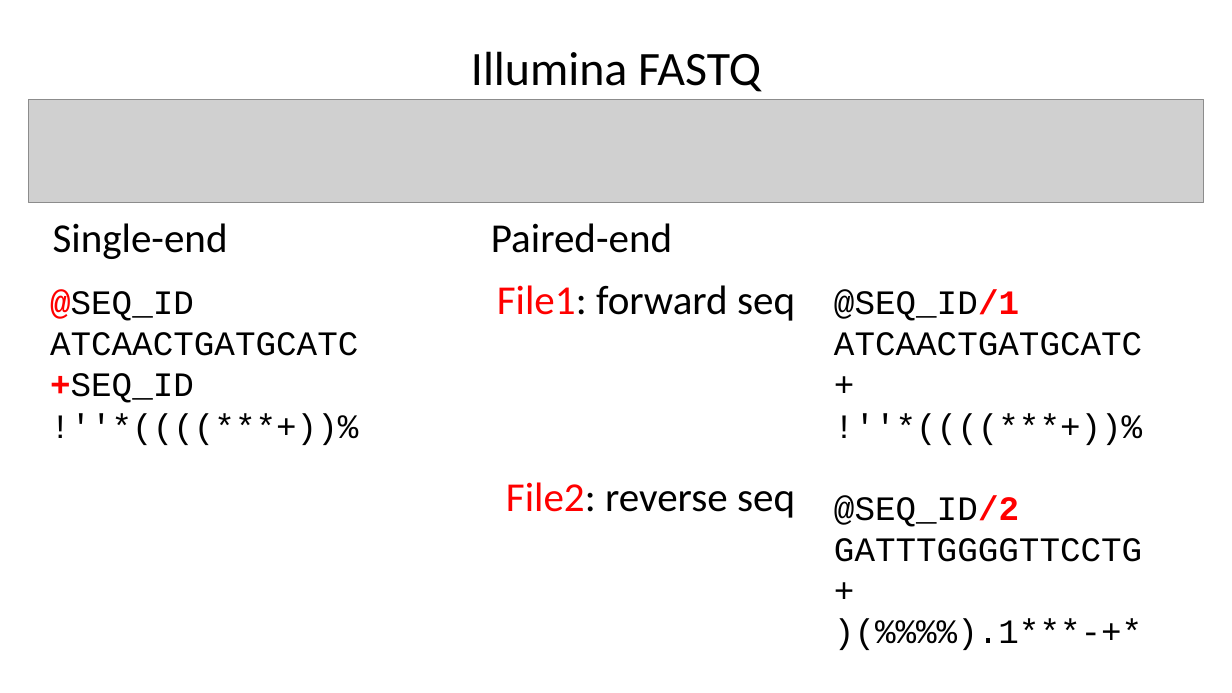
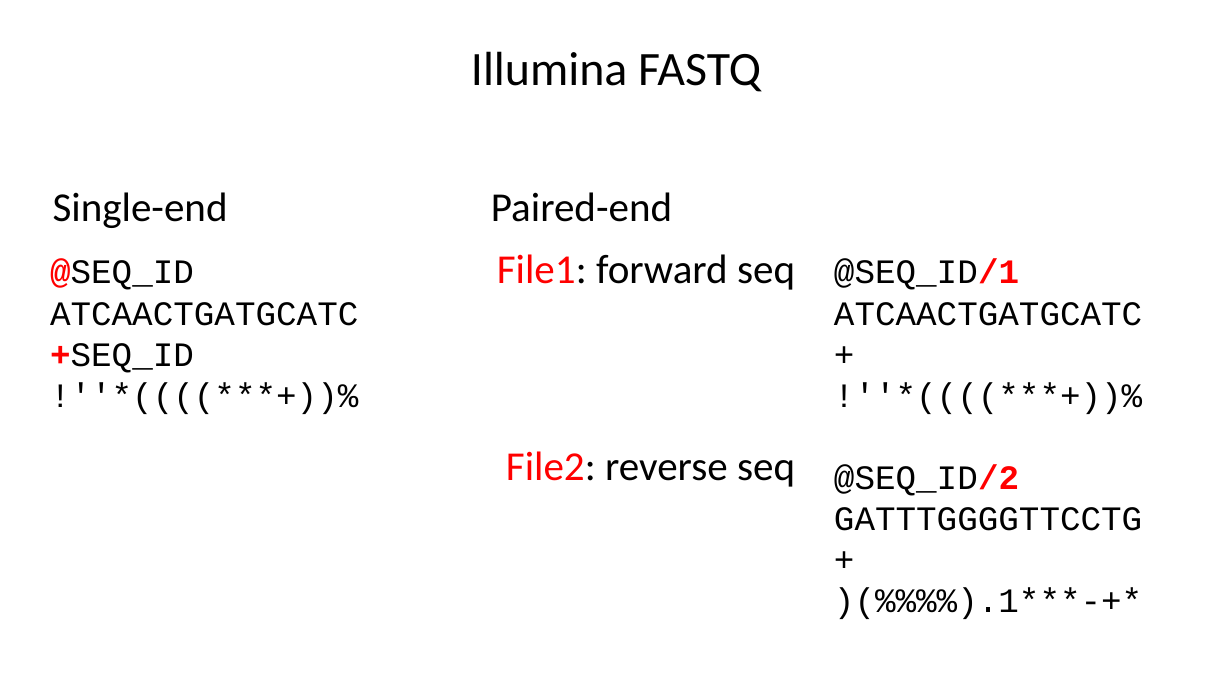
Before and after one commit to liu3zhenlab/teaching, a slide deck: slide 19 of PLPTH813Bioinformatis/2025/1_lecture/lecture05_NGS_data.pptx (slide 11 before the commit). Drawn at 1232x693 pixels with LibreOffice and Linux fonts; fonts in the diff are those of the drawing; grey boxes stand for pictures. Boxes give left, top, right and bottom in pixels: in the first picture for what was removed or moved away, otherwise in the second. Text is boxed around its words. In the diff, an @@ line names an element or a change of style, - is before the commit and + after.

```diff
--- a/PLPTH813Bioinformatis/2025/1_lecture/lecture05_NGS_data.pptx
+++ b/PLPTH813Bioinformatis/2025/1_lecture/lecture05_NGS_data.pptx
@@ picture removed at (x1=28, y1=100, x2=1204, y2=203) @@
@@ 6 texts moved together from (x1=50, y1=223, x2=1142, y2=650) to (x1=50, y1=192, x2=1142, y2=619) @@
```
Also in this commit, not shown: 5 other slides changed, 8 slides added.
